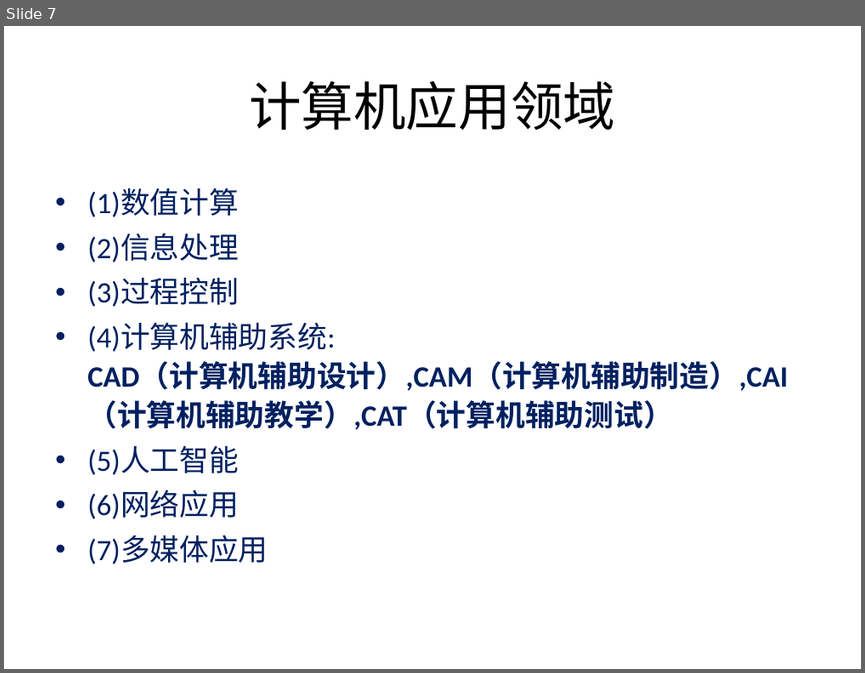
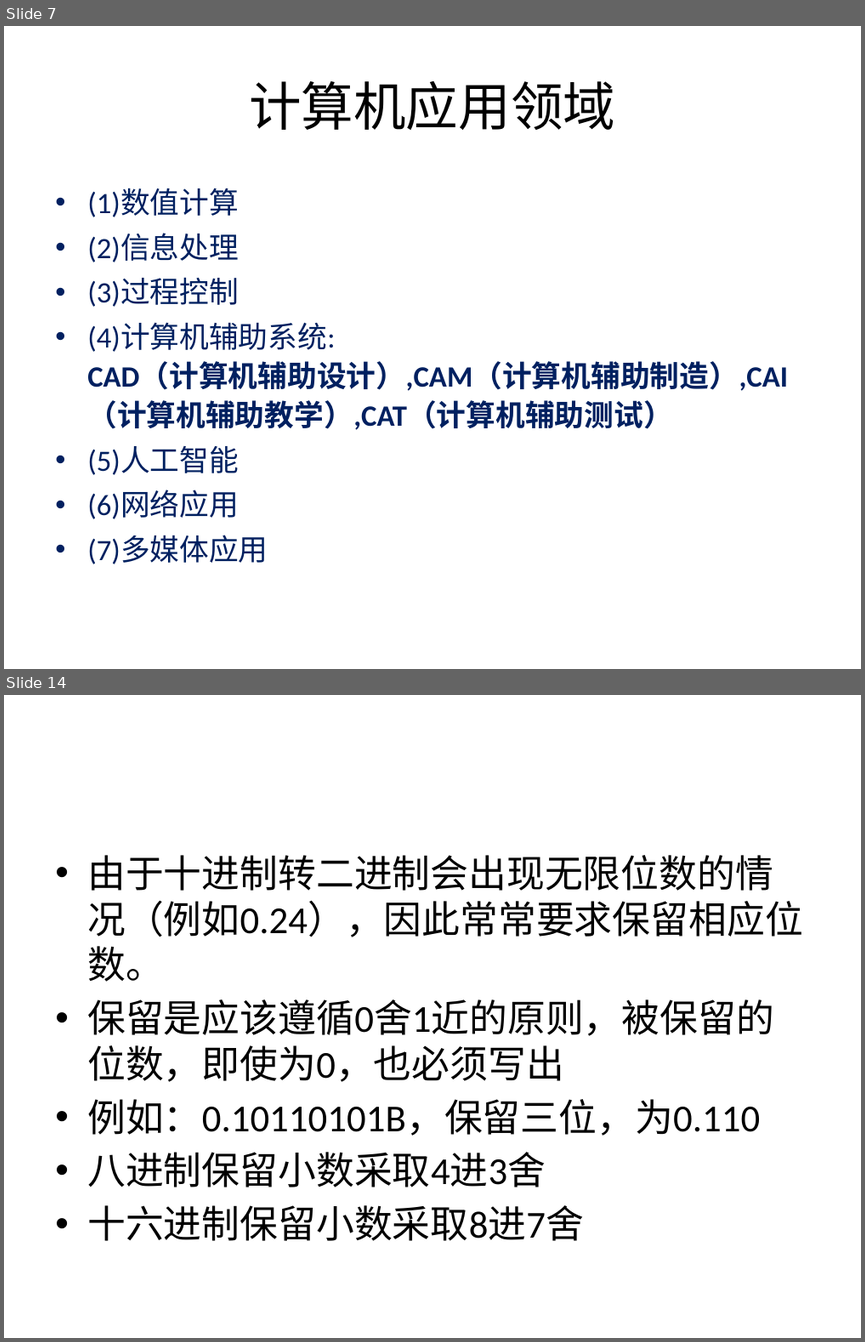
Before and after one commit to sans123wx/class, a slide deck: 第1章计算机基础/第1章复习.pptx. Shown one above the other, each under a label of ours: slide 7 before the commit, slides 7 and 14 after it; the slides between them are not shown. The pictures are 865x673 and 865x1342 pixels, drawn with LibreOffice and Linux fonts; fonts in the diff are those of the drawing. Boxes give left, top, right and bottom in pixels: in the first picture for what was removed or moved away, otherwise in the second. Text is boxed around its words. In the diff, an @@ line names an element or a change of style, - is before the commit and + after.

```diff
--- a/第1章计算机基础/第1章复习.pptx
+++ b/第1章计算机基础/第1章复习.pptx
@@ slide 14 added at <box>4,695,861,1338</box>, background #FFFFFF @@
@@ text added at <box>87,855,803,1241</box>, 32 pt, text #000000 @@
+• 由于十进制转二进制会出现无限位数的情况（例如0.24），因此常常要求保留相应位数。
+• 保留是应该遵循0舍1近的原则，被保留的位数，即使为0，也必须写出
+• 例如：0.10110101B，保留三位，为0.110
+• 八进制保留小数采取4进3舍
+• 十六进制保留小数采取8进7舍
```
Also in this commit, not shown: 6 other slides added.
